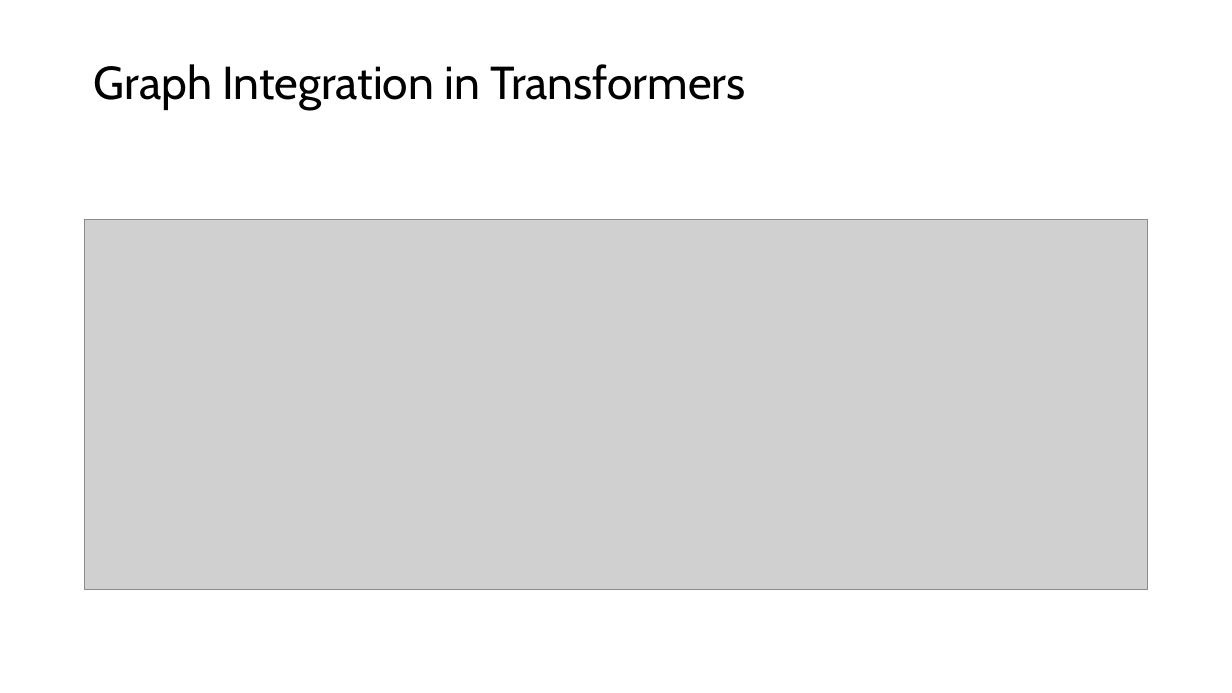
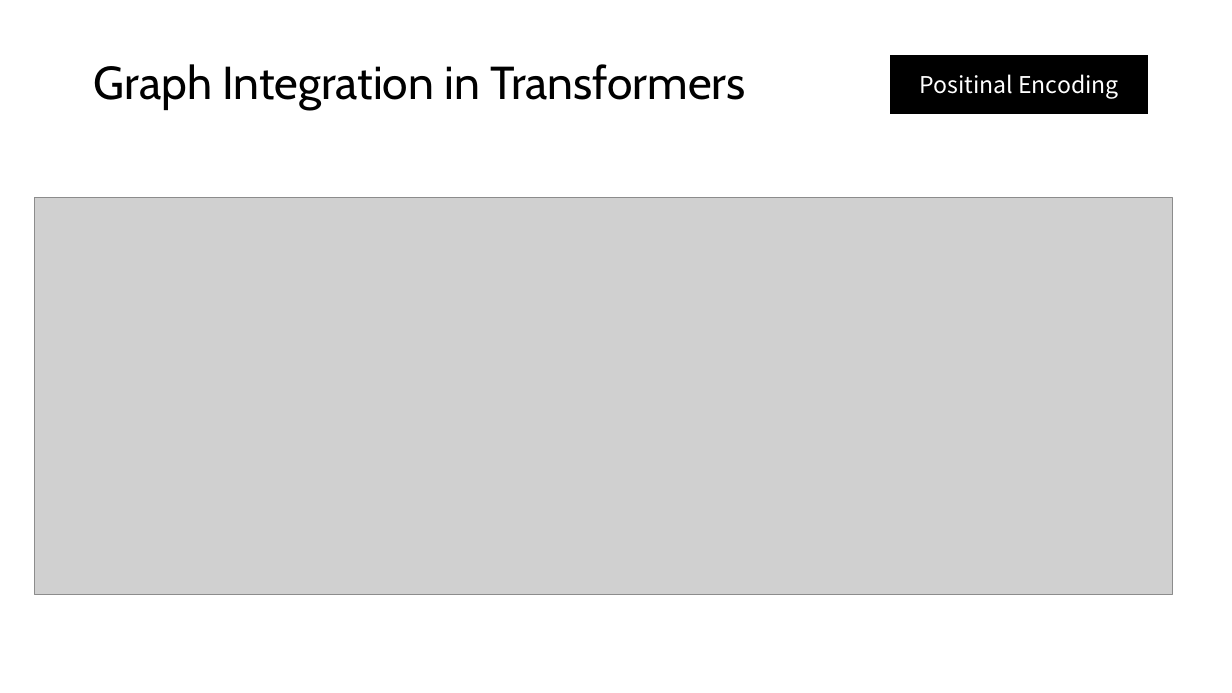
Before and after one commit to kminha22/deep-learning-project, a slide deck: slide 7 of Slide.pptx (slide 9 before the commit). Drawn at 1232x693 pixels with LibreOffice and Linux fonts; fonts in the diff are those of the drawing; grey boxes stand for pictures. Boxes give left, top, right and bottom in pixels: in the first picture for what was removed or moved away, otherwise in the second. Text is boxed around its words. In the diff, an @@ line names an element or a change of style, - is before the commit and + after.

```diff
--- a/Slide.pptx
+++ b/Slide.pptx
@@ rectangle added at bbox=[891, 56, 1147, 113], fill #000000, outline #000000 1.5 pt, 18 pt, text #FFFFFF @@
+Positinal Encoding
@@ picture: place and size @@
-picture at bbox=[85, 219, 1148, 590]
+picture at bbox=[34, 198, 1173, 594]
```
Also in this commit, not shown: 8 other slides changed, 3 slides added, 5 slides removed.
